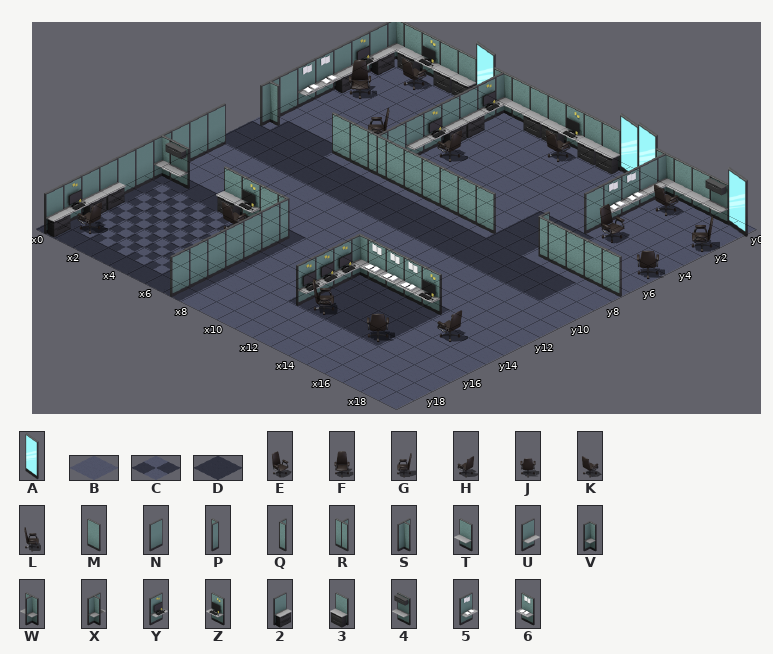
One commit to this Tiled map: map/lvltwo.tmx. This is how it looked before the edit.
Cells are 64x32 px. Isometric: x runs down to the right, y down to the left. Shown: x 0..19, y 0..19.
Key: from "120": A 0; from "carpet": B 0, C 9, D 15; from "chair": E 0, F 1, G 3, H 4, J 5, K 6, L 7; from "cubicles": M 4, N 5, P 6, Q 8, R 12, S 13, T 15, U 16, V 18, W 20, X 21, Y 24, Z 25, 2 26, 3 27, 4 29, 5 30, 6 31.
_ is an empty cell.
Layer "background" before, first column x 0:
 0 BBBBBBBBBBBBBBBBBBBB
 1 BBBBBBBBBBBBBBBBBBBB
 2 BBBBBBBBBBBBBBBBBBBB
 3 BBBBBBBBBBBBBBBBBBBB
 4 BBBBBBBBBBBBBBBBBBBB
 5 BBBBBBBBBBBBBDDDBBBB
 6 BBBBBBBBBBBBBDDDBBBB
 7 BDDDBBBBBBBBBDDBBBBB
 8 DDDDDDDDDDDDDDDDDDBB
 9 DDDDDDDDDDDDDDDDDDBB
10 BBBBBBBBBBBBBBBBBBBB
11 BBBBBBBBBBBBBBBBBBBB
12 BBBBBBBBBBBBBBBBBBBB
13 DDDDDDDDBBBDDDDDBBBB
14 DCCCCCCDBBBDDDDDBBBB
15 DCCCCCCDBBBDDDDDBBBB
16 DCCCCCCDBBBDDDDDBBBB
17 DCCCCCCDBBBBBBBBBBBB
18 DCCCCCCDBBBBBBBBBBBB
19 DDDDDDDDBBBBBBBBBBBB
Layer "object" before, first column x 0:
 0 V3Z33AWT33Z33AAWTT4A
 1 2_K___Y___K____UK___
 2 Y_____2________5___G
 3 2F____2________5____
 4 5_____YH_______NE___
 5 5___G_U____________J
 6 N_____N_____________
 7 S___MMRMMMMMM__QMMMM
 8 ____________________
 9 ____________________
10 N___________________
11 N___________________
12 N___________________
13 X4__3ZMP___V666Z____
14 N____K_N___Y_____H__
15 N______N___Y________
16 2______N___YL__J____
17 2______N____________
18 YH_____N____________
19 2______N____________
Once edited:
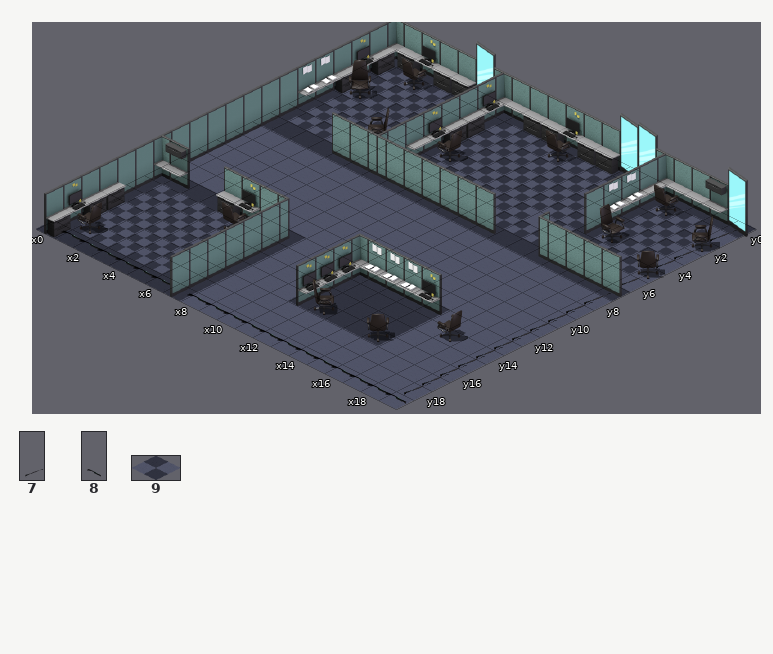
Further tiles: from "231": 7 0; from "2312312": 8 0; from "carpet": 9 10.
Edits made:
Layer "background":
y 0: x 0..4 BBBBB -> DDDDD; x 6..13 BBBBBBBB -> DDDDDDDD; x 15..19 BBBBB -> DDDDD
y 1..3: x 0..4 BBBBB -> D9999; x 6..13 BBBBBBBB -> D9999999; x 15..18 BBBB -> D999
y 4: x 0..4 BBBBB -> D9999; x 6..18 BBBBBBBBBBBBB -> D99999999D999
y 5: x 0..3 BBBB -> D999; x 6..14 BBBBBBBDD -> D999999B9; x 16..18 BBB -> 999
y 6: x 0..3 BBBB -> D999; x 11..14 BBDD -> 9999; x 18 B -> 9
y 7: x 0 B -> D; x 4..12 BBBBBBBBB -> DDDDDDDDD; x 15..19 BBBBB -> DDDDD
y 8..9: x 0..17 DDDDDDDDDDDDDDDDDD -> BBBBBBBBBBBBBBBBBB
Layer "object":
y 1: x 19 _ -> 7
y 3..4: x 19 _ -> 7
y 6: x 19 _ -> 7
y 7: x 0 S -> N
y 8..9: x 0 _ -> N; x 19 _ -> 7
y 10..18: x 19 _ -> 7
y 19: x 1..6 ______ -> 888888; x 8..19 ____________ -> 888888888888
Pixel boxes of the changes (left, top, right, bottom) in both pictures:
changed: (61, 59, 756, 404)
